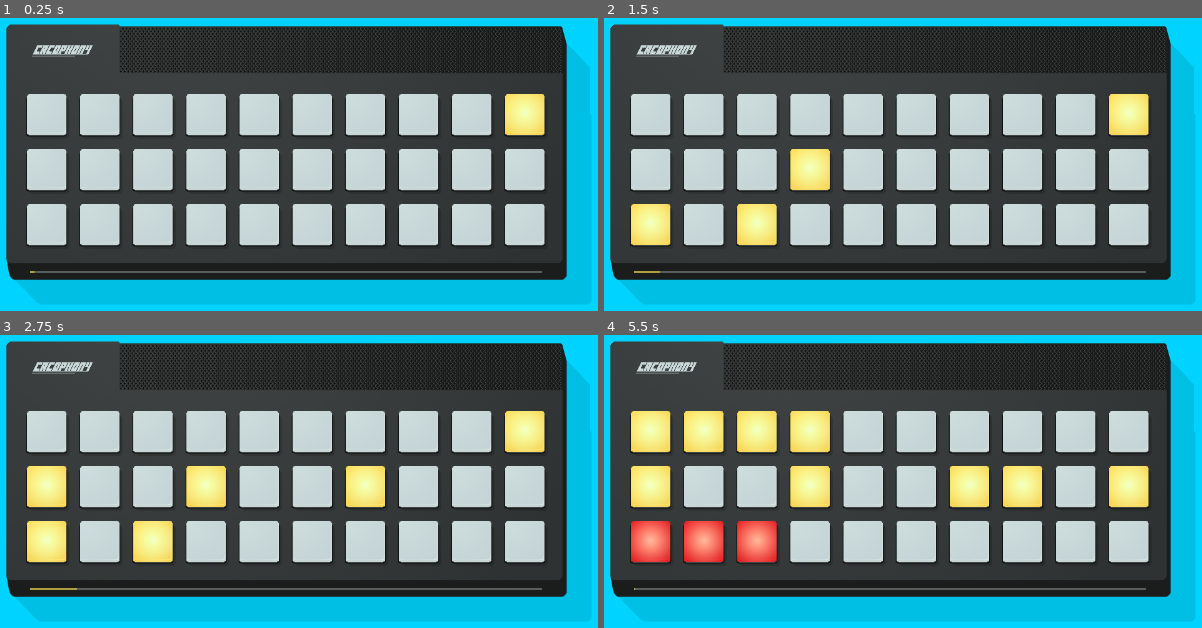
Above: before the commit, frames 1-4 (two rows, left to right).
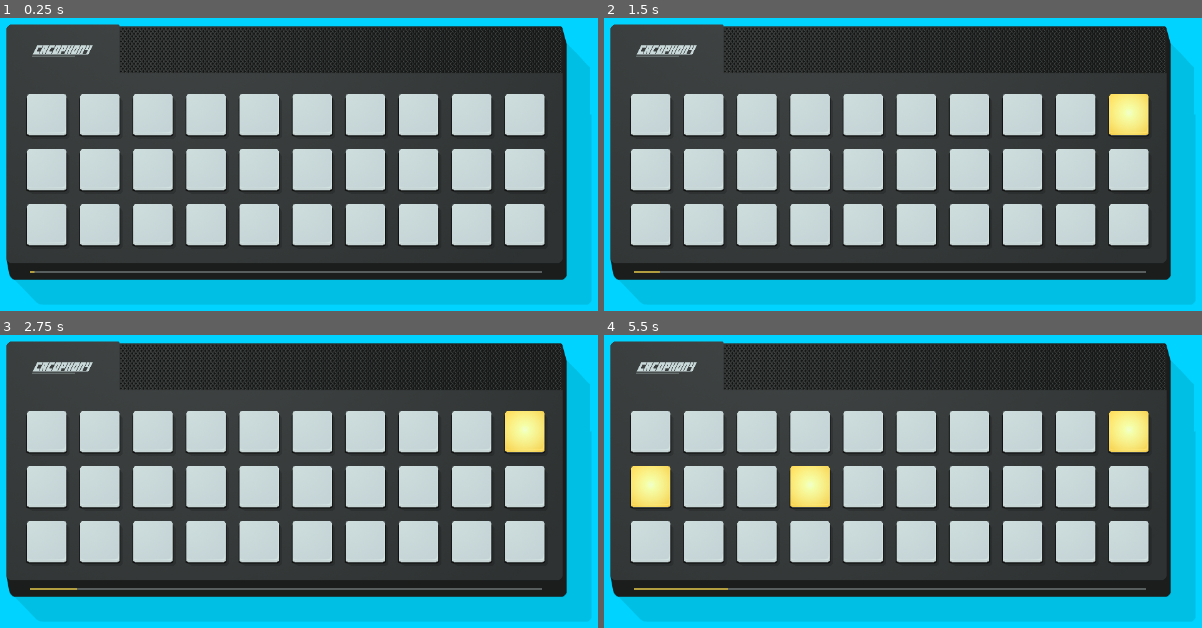
Above: after the commit, the same moments.

Repository: winterbeak/cacophony-t35x
Game: Godot game, scene res://scenes/Main.tscn
The game is run twice, just before and just after one commit, with the same random seed, the same clock (stepped at 60 frames per second) and the same inputs.
Inputs:
- Up to frame 1 (0.25 s): no input
- Up to frame 2 (1.5 s): tap Enter at 1.25 s
- Up to frame 3 (2.75 s): tap Space at 2 s
- Up to frame 4 (5.5 s): tap Enter at 5 s

The runs differ from the first frame. In frame 1, 0.9% of the frame differs, in the area x 84-92%, y 25-40%; in frame 2, 2.8%; in frame 3, 4.6%; in frame 4, 10%, in the area x 4-92%, y 25-88%.

Commit message:
Add mode for fixed sequence of components

Diff:
--- a/Analog Cacophony/scenes/Grid.tscn
+++ b/Analog Cacophony/scenes/Grid.tscn
@@ -43,3 +43,7 @@
 [node name="AlternateComponent" parent="." instance=ExtResource( 11 )]
 
 [node name="MemoryComponent" parent="." instance=ExtResource( 13 )]
+
+[node name="BeatKeeper" type="Timer" parent="."]
+
+[connection signal="timeout" from="BeatKeeper" to="." method="_on_BeatKeeper_timeout"]
--- a/Analog Cacophony/scripts/Grid.gd
+++ b/Analog Cacophony/scripts/Grid.gd
@@ -2,8 +2,8 @@
 
 signal fail
 
-var timer = 0
 var started: bool = false
+var current_beat: int = 0
 
 onready var rows = [
 	[$QueryComponent, $ChordComponent, $SequenceComponent],
@@ -11,6 +11,23 @@
 	[$CadenceComponent, $DirectionComponent, $AlternateComponent, $MemoryComponent]
 ]
 onready var components = []
+onready var beat_keeper = $BeatKeeper
+const BEAT_TIME: float = 1.5
+onready var beat_sequence = [
+	$SequenceComponent,
+	$CountComponent,
+	$ScaleComponent,
+	$MemoryComponent,
+	$AlternateComponent,
+	$QueryComponent,
+	$OnceComponent,
+	$NumberComponent,
+	$CadenceComponent,
+	$ChordComponent,
+	$DirectionComponent,
+	$ParityComponent,
+	$VolumeComponent
+]
 
 func _ready():
 	for row in rows:
@@ -48,34 +65,12 @@
 
 func start():
 	started = true
+	beat_keeper.start(BEAT_TIME)
 
-func _process(delta):
-	if started:
-		if timer % 600 == 0:
-			$SequenceComponent.activate(3)
-		elif timer % 600 == 25:
-			$CadenceComponent.activate(5)
-		elif timer % 600 == 50:
-			$CountComponent.activate(5)
-		elif timer % 600 == 100:
-			$ScaleComponent.activate($ScaleComponent.note_time * 5)
-		elif timer % 600 == 150:
-			$NumberComponent.activate(5)
-		elif timer % 600 == 200:
-			$QueryComponent.activate(3)
-		elif timer % 600 == 250:
-			$OnceComponent.activate(3)
-		elif timer % 600 == 300:
-			$ParityComponent.activate(3)
-		elif timer % 600 == 350:
-			$AlternateComponent.activate(3)
-		elif timer % 600 == 400:
-			$ChordComponent.activate(3)
-		elif timer % 600 == 450:
-			$DirectionComponent.activate(3)
-		elif timer % 600 == 500:
-			$VolumeComponent.activate(5)
-		elif timer % 600 == 550:
-			$MemoryComponent.activate(5)
+func activate_fixed_sequence():
+	beat_sequence[current_beat].activate(5)
+	current_beat += 1
+	current_beat %= len(beat_sequence)
 
-		timer += 1
+func _on_BeatKeeper_timeout():
+	activate_fixed_sequence()
